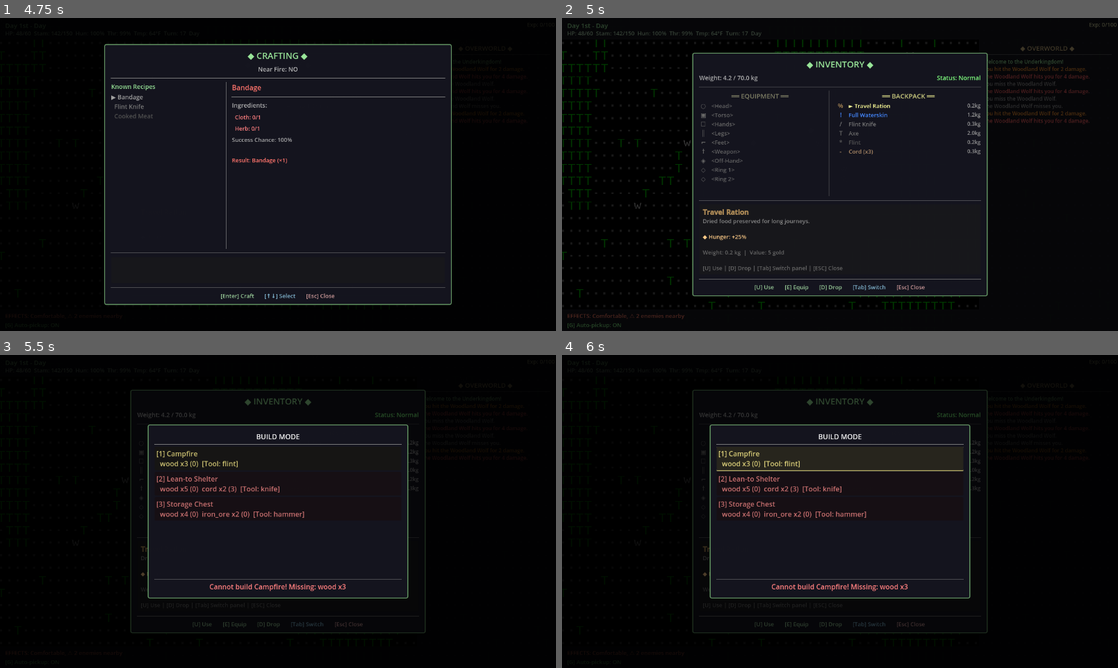
Above: before the commit, frames 1-4 (two rows, left to right).
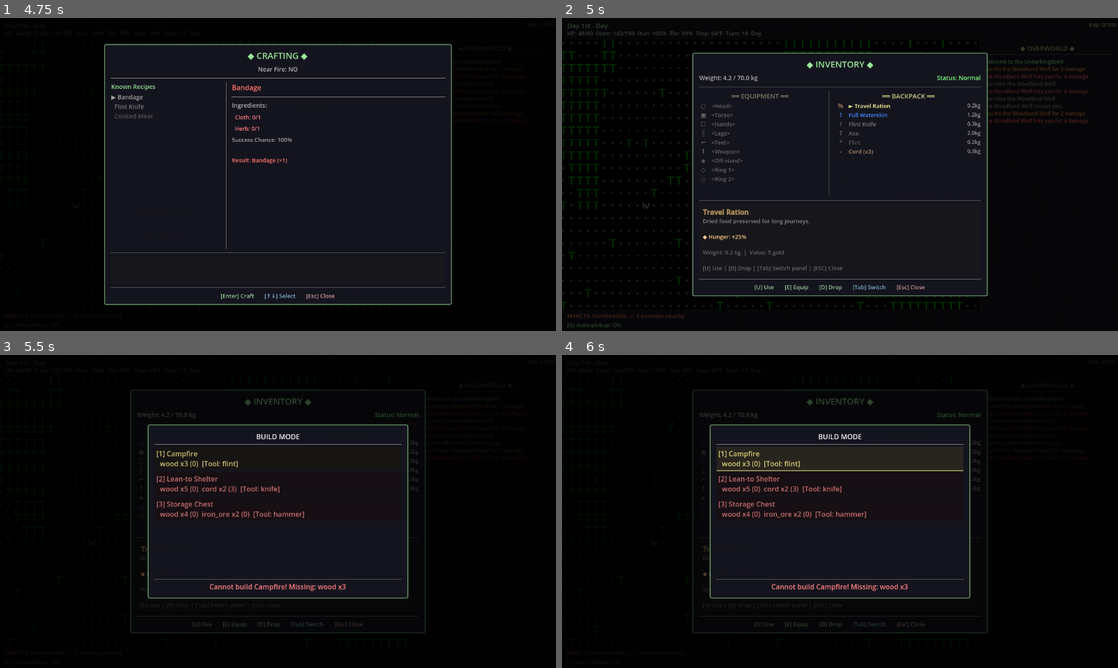
Above: after the commit, the same moments.

Repository: stevenraines/underkingdom-godot-cc
Game: Godot game, scene res://scenes/main.tscn
Two runs of this game, one before a commit and one after it. Both use one fixed random seed, a clock stepped at 60 frames per second and the inputs below.
Inputs (mouse positions are in pixels of both pictures, inside the frame that each line leads up to):
- Up to frame 1 (4.75 s): click "Start a new game" at 0.5 s; tap Enter (ui_accept) at 1.25, 1.52, 2.27, 3.77, 4.25, 4.52 s; move the mouse to (400, 158) at 1.27 s; hold Right (ui_right) 1.28-2.03 s; tap Space at 1.35 s; click (400, 158) at 1.42 s; move the mouse to (166, 190) at 2.02 s; hold Down (ui_down) 2.03-2.78 s; tap R at 2.1 s; move the mouse to (333, 105) at 2.77 s; hold Right (ui_right) 2.78-3.53 s; tap Keypad Enter at 2.85 s; move the mouse to (250, 237) at 3.52 s; hold Up (ui_up) 3.53-4.28 s; tap I at 3.6 s; click (250, 237) at 3.67 s; move the mouse to (444, 221) at 4.27 s; hold Left (ui_left) from 4.28 s (still down); tap C at 4.35 s
- Up to frame 2 (5 s): keep holding Left (ui_left); tap Escape (ui_cancel) at 4.9 s
- Up to frame 3 (5.5 s): keep holding Left (ui_left); move the mouse to (111, 464) at 5.02 s; tap B at 5.1 s; tap Enter (ui_accept) at 5.27 s
- Up to frame 4 (6 s): release Left (ui_left) at 5.75 s; click "[1] Campfire wood x3 (0) [Too…" at 5.75 s

Frame 1 is identical in both runs. In frame 2, 0.5% of the frame differs, in the area x 0-74%, y 4-94%; in frame 3, less than 0.1%; in frame 4, less than 0.1%.

Commit message:
Refactor GameTile usage to _GameTile for consistency and enhance crafting screen input handling

Diff:
--- a/generation/world_generator.gd
+++ b/generation/world_generator.gd
@@ -5,7 +5,7 @@
 ## Uses FastNoiseLite for terrain generation (Gaea optional for future).
 ## Creates a deterministic world based on seed.
 
-const GameTile = preload("res://maps/game_tile.gd")
+const _GameTile = preload("res://maps/game_tile.gd")
 
 ## Generate the overworld map
 static func generate_overworld(seed_value: int) -> GameMap:
@@ -70,9 +70,9 @@
 			return "floor"  # Grass/dirt
 
 ## Create a tile by type (helper function)
-## Uses GameTile.create() to ensure all properties (including harvestable_resource_id) are set correctly
-static func _create_tile(type: String) -> GameTile:
-	return GameTile.create(type)
+## Uses _GameTile.create() to ensure all properties (including harvestable_resource_id) are set correctly
+static func _create_tile(type: String) -> _GameTile:
+	return _GameTile.create(type)
 
 ## Find a valid walkable location for dungeon entrance
 static func _find_valid_location(map: GameMap, rng: SeededRandom) -> Vector2i:
--- a/scenes/game.gd
+++ b/scenes/game.gd
@@ -130,6 +130,9 @@
 func _setup_crafting_screen() -> void:
 	crafting_screen = CraftingScreenScene.instantiate()
 	hud.add_child(crafting_screen)
+	# Ensure crafting screen blocks player input while open
+	if crafting_screen.has_signal("closed"):
+		crafting_screen.closed.connect(_on_crafting_closed)
 
 ## Setup build mode screen
 func _setup_build_mode_screen() -> void:
@@ -781,6 +784,19 @@
 func open_crafting_screen() -> void:
 	if crafting_screen and player:
 		crafting_screen.open(player)
+		# Block player movement while crafting UI is open
+		if input_handler:
+			input_handler.ui_blocking_input = true
+		# Center HUD focus if necessary
+		_render_ground_items()
+		_update_hud()
+		get_viewport().set_input_as_handled()
+
+
+func _on_crafting_closed() -> void:
+	# Called when crafting screen closes to re-enable player input
+	if input_handler:
+		input_handler.ui_blocking_input = false
 
 ## Toggle build mode (called from input handler)
 func toggle_build_mode() -> void:
--- a/ui/crafting_screen.gd
+++ b/ui/crafting_screen.gd
@@ -1,4 +1,6 @@
 extends Control
+
+signal closed
 
 ## CraftingScreen - UI for crafting recipes
 ##
@@ -39,6 +41,7 @@
 func close() -> void:
 	hide()
 	player = null
+	emit_signal("closed")
 
 func _input(event: InputEvent) -> void:
 	if not visible:
